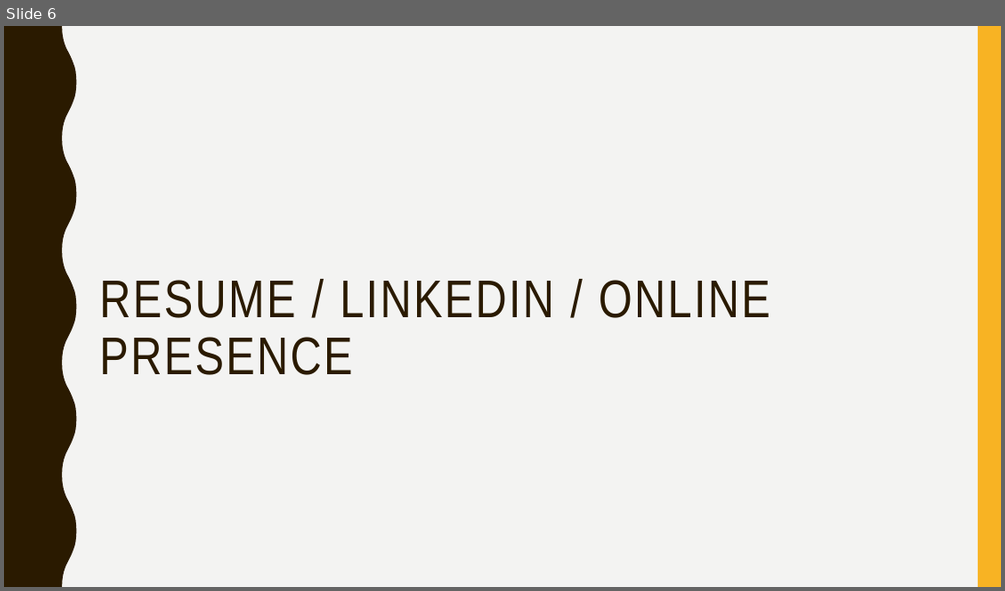
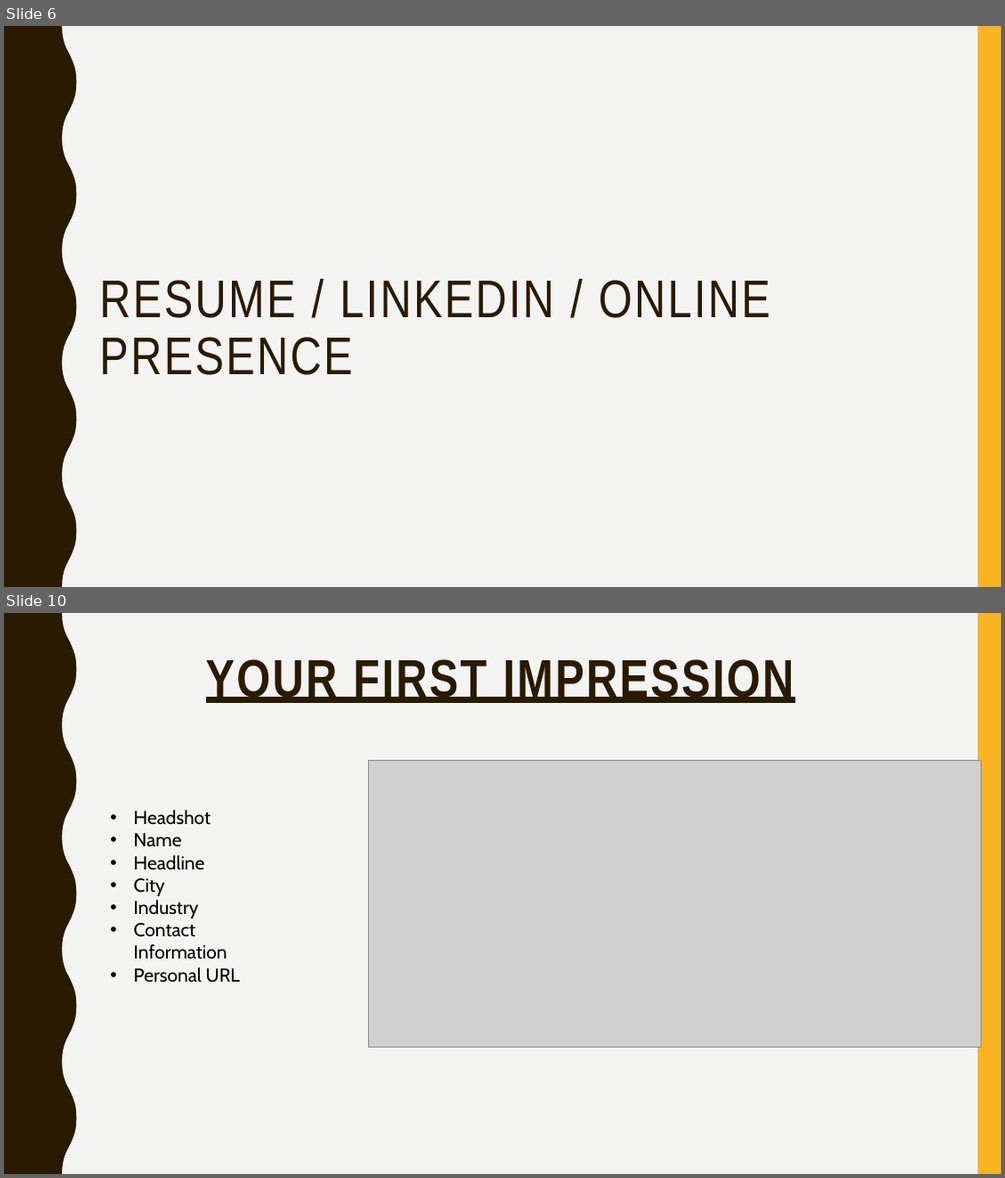
Before and after one commit to lakshmi-intechcode/jng_instr_folder, a slide deck: Job_Stuff/Jng_Job_Prezzie.pptx. Shown one above the other, each under a label of ours: slide 6 before the commit, slides 6 and 10 after it; the slides between them are not shown. The pictures are 1005x591 and 1005x1178 pixels, drawn with LibreOffice and Linux fonts; fonts in the diff are those of the drawing; grey boxes stand for pictures. Boxes give left, top, right and bottom in pixels: in the first picture for what was removed or moved away, otherwise in the second. Text is boxed around its words. In the diff, an @@ line names an element or a change of style, - is before the commit and + after.

```diff
--- a/Job_Stuff/Jng_Job_Prezzie.pptx
+++ b/Job_Stuff/Jng_Job_Prezzie.pptx
@@ slide 10 added at [4, 613, 1001, 1174], background #F3F3F2; not listed: 2 template elements that a slide beside it also shows @@
@@ title added at [206, 659, 794, 703], 51 pt, text #2A1A00, bold, underline @@
+YOUR FIRST IMPRESSION
@@ picture added at [369, 761, 980, 1046] @@
@@ text added at [134, 810, 240, 982], 18 pt, text #000000 @@
+• Headshot
+• Name
+• Headline
+• City
+• Industry
+• Contact Information
+• Personal URL
```
Also in this commit, not shown: 1 slide changed, 9 other slides added, 1 slide removed.
